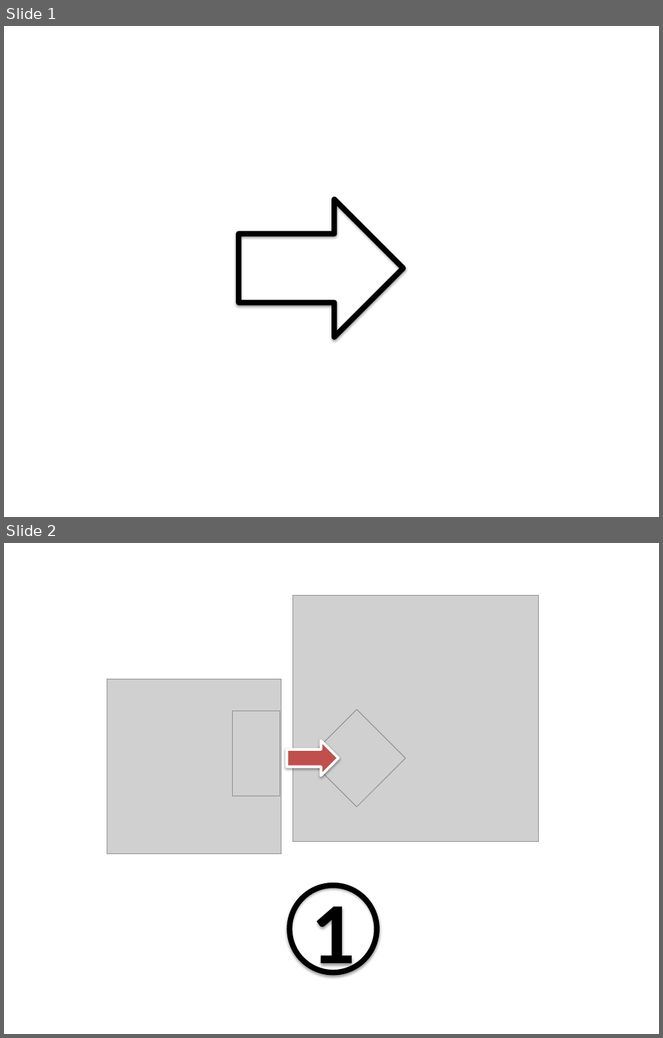
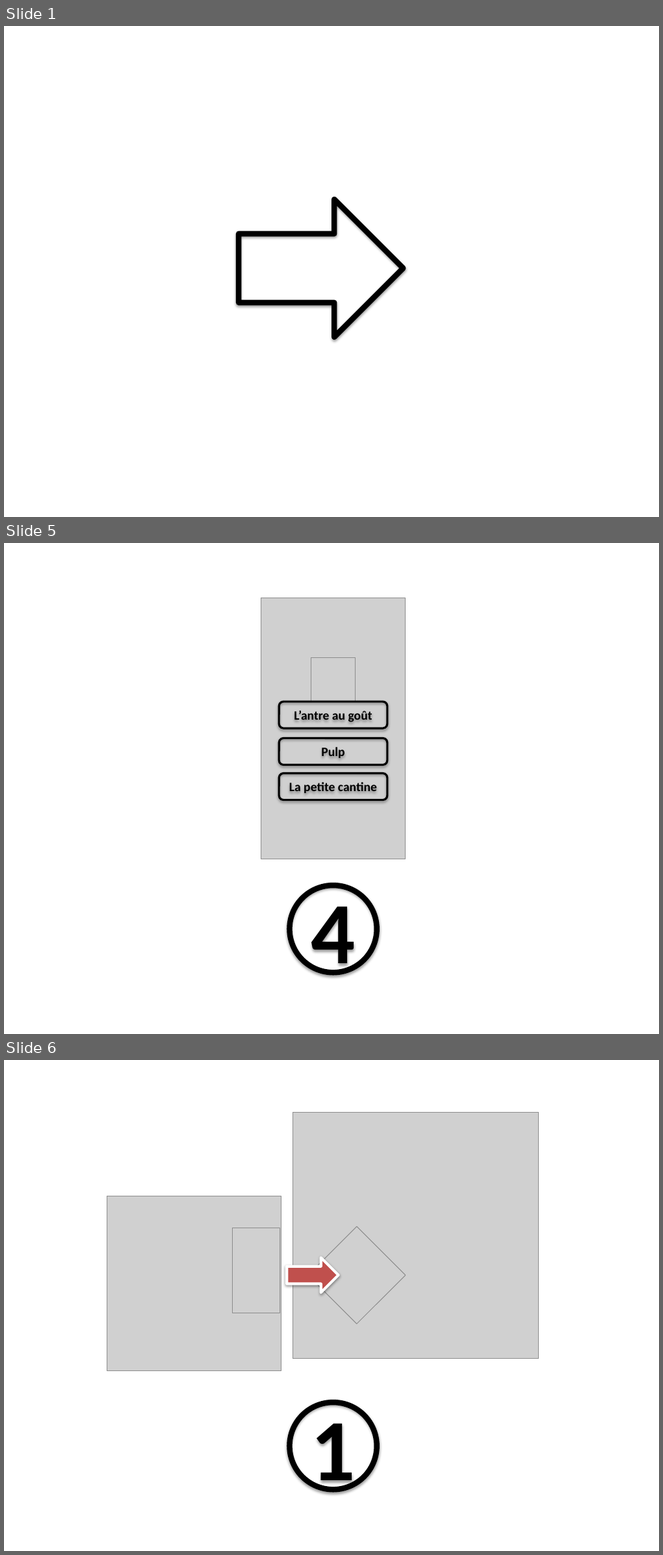
Before and after one commit to Anicky/FlashmUTT, a slide deck: Diagrammes/Scenarios - Schemas.pptx. Shown one above the other, each under a label of ours: slides 1 and 2 before the commit, slides 1, 5 and 6 after it; the slides between them are not shown. The pictures are 663x1038 and 663x1555 pixels, drawn with LibreOffice and Linux fonts; fonts in the diff are those of the drawing; grey boxes stand for pictures. Boxes give left, top, right and bottom in pixels: in the first picture for what was removed or moved away, otherwise in the second. Text is boxed around its words. In the diff, an @@ line names an element or a change of style, - is before the commit and + after.

```diff
--- a/Diagrammes/Scenarios - Schemas.pptx
+++ b/Diagrammes/Scenarios - Schemas.pptx
@@ slide 5 added at (4, 543, 659, 1034), background #FFFFFF @@
@@ picture added at (261, 598, 405, 860) @@
@@ picture added at (311, 657, 355, 702) @@
@@ rounded rectangle added at (279, 702, 388, 728), outline #000000 2.25 pt, 14 pt, text #000000, bold @@
+L’antre au goût
@@ rounded rectangle added at (279, 738, 388, 765), outline #000000 2.25 pt, 14 pt, text #000000, bold @@
+Pulp
@@ rounded rectangle added at (279, 774, 388, 800), outline #000000 2.25 pt, 14 pt, text #000000, bold @@
+La petite cantine
@@ ellipse added at (289, 886, 377, 973), outline #000000 6 pt, 96 pt, text #000000, bold @@
+4
@@ what was slide 2 is now slide 6 @@
```
Also in this commit, not shown: 4 other slides added, 28 other files.
